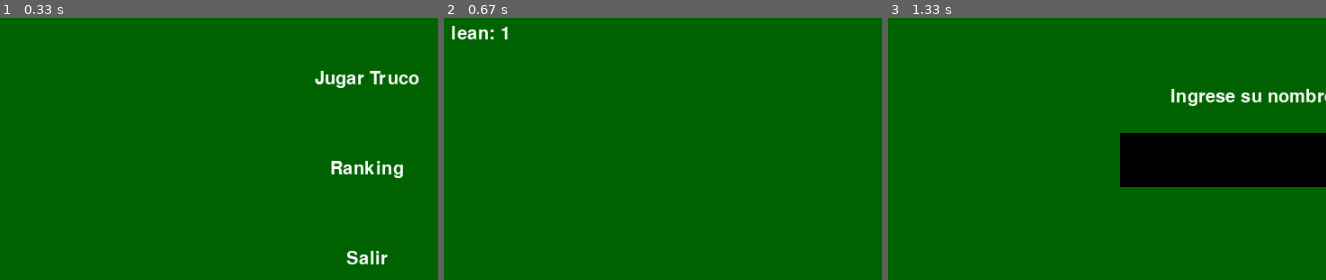
Above: before the commit, frames 1-3 (left to right).
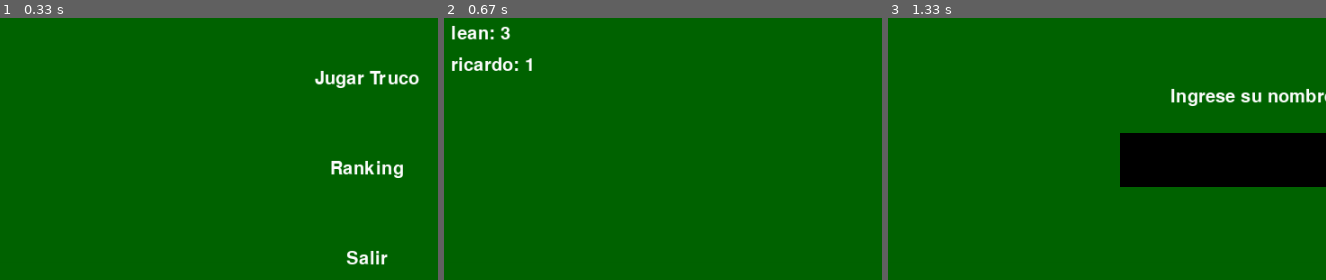
Above: after the commit, the same moments.

Repository: IgnacioAnsa/Final-Truco-pygame
Game: pygame game, started from main.py
Two runs of this game, one before a commit and one after it. Both use one fixed random seed, a clock stepped at 60 frames per second and the inputs below.
Inputs (mouse positions are % of the whole screen's width and height, from its top left):
- Up to frame 1 (0.33 s): no input
- Up to frame 2 (0.67 s): click (50, 49) at 0.38 s
- Up to frame 3 (1.33 s): click "Menú" at 0.72 s; click "Jugar Truco" at 1.05 s
The pictures show only the part of the screen within x 8-58%, y 22-72%; the shares and areas given below are measured in that part.

Frame 1 is identical in both runs. In frame 2, 0.6% of the frame differs, in the area x 1-21%, y 3-21%; in frame 3, nothing differs.

Commit message:
documentacion de codigo

Diff:
--- a/archivo/registro.csv
+++ b/archivo/registro.csv
@@ -1,2 +1,3 @@
 Jugador,Puntos
-lean,1
+lean,3
+ricardo,1
--- a/funciones/complementarias.py
+++ b/funciones/complementarias.py
@@ -6,6 +6,14 @@
 archivo_puntajes = "./archivo/registro.csv"
 
 def leer_puntajes() -> dict:
+
+    """
+    Lee el archivo de puntajes y devuelve un diccionario con los nombres de los jugadores y sus puntajes máximos.
+
+    Returns:
+        dict: Diccionario con nombres como claves y puntajes enteros como valores.
+    """
+
     if not os.path.exists(archivo_puntajes):
         return {}
     with open(archivo_puntajes, mode="r", newline="", encoding="utf-8") as archivo:
@@ -16,6 +24,13 @@
 
 
 def guardar_puntajes(historico: dict) -> None:
+    """
+    Guarda el diccionario de puntajes en el archivo CSV, ordenado de mayor a menor puntaje.
+
+    Args:
+        historico (dict): Diccionario con nombres y puntajes a guardar.
+    """
+
     with open(archivo_puntajes, mode="w", newline="", encoding="utf-8") as archivo:
         escritor = csv.writer(archivo)
         escritor.writerow(["Jugador", "Puntos"])
@@ -24,6 +39,13 @@
             escritor.writerow([nombre, puntos])
 
 def registrar_puntaje(nombre: str, puntos: int) -> None:
+    """
+    Registra un nuevo puntaje para un jugador. Si ya existe y el nuevo puntaje es mayor, lo actualiza.
+
+    Args:
+        nombre (str): Nombre del jugador.
+        puntos (int): Puntaje obtenido.
+    """
     nombre = nombre.strip()
     historico = leer_puntajes()
     if nombre in historico:
@@ -33,18 +55,42 @@
         historico[nombre] = puntos
     guardar_puntajes(historico)
 
-def cargar_carta(nombre):
+def cargar_carta(nombre: str)-> pygame.Surface:
+    """
+    Carga una imagen de carta desde la carpeta 'assets/cartas' y la redimensiona.
+
+    Args:
+        nombre (str): Nombre de la carta (por ejemplo, '1 de espada').
+
+    Returns:
+        pygame.Surface: Imagen de la carta redimensionada (80x120).
+    """
     ruta = f"assets/cartas/{nombre}.jpg"
     imagen = pygame.image.load(ruta)
     return pygame.transform.scale(imagen, (80, 120))
 
 
 def generar_mazo() -> list:
+    """
+    Genera un mazo completo de cartas del Truco (sin comodines, 40 cartas).
+
+    Returns:
+        list: Lista de strings representando cada carta.
+    """
     palos = ["basto", "espada", "oro", "copa"]
     valores = ["1", "2", "3", "4", "5", "6", "7", "10", "11", "12"]
     return [f"{valor} de {palo}" for palo in palos for valor in valores]
 
 
 def repartir_cartas(mazo: list) -> list:
+    """
+    Mezcla el mazo y reparte tres cartas a dos jugadores.
+
+    Args:
+        mazo (list): Lista de cartas sin repartir.
+
+    Returns:
+        list: Lista con dos sublistas, una para cada jugador (cada una con 3 cartas).
+    """
     random.shuffle(mazo)
     return [mazo[:3], mazo[3:6]]
--- a/funciones/logica_juego.py
+++ b/funciones/logica_juego.py
@@ -3,27 +3,38 @@
 import sys
 
 def jugar_truco():
+    """
+    Función principal que ejecuta el juego de Truco con interfaz gráfica usando Pygame.
+    Maneja los distintos estados del juego: menú, ingreso de nombre, selección de puntos,
+    animación de reparto, juego, ranking y final.
+    """
     pygame.init()
 
+    # Dimensiones y ventana
     ANCHO, ALTO = 1000, 600
     VENTANA = pygame.display.set_mode((ANCHO, ALTO))
     pygame.display.set_caption("Truco")
 
+    # Colores y fuente
     VERDE_MESA = (0, 100, 0)
     BLANCO = (255, 255, 255)
     ROJO = (255, 50, 50)
     fuente = pygame.font.SysFont("Comic Sans", 30)
 
+    # Posiciones de cartas
     posiciones_jugador = [(200 + i * 100, ALTO - 150) for i in range(3)]
     posiciones_maquina = [(200 + i * 100, 50) for i in range(3)]
     zona_jugada_jugador = (ANCHO // 2 - 40, ALTO // 2 + 60)
     zona_jugada_maquina = (ANCHO // 2 - 40, ALTO // 2 - 180)
 
+    # Imagen del reverso de las cartas
     reverso = pygame.image.load("assets/cartas/dorso_carta.jpg")
     reverso = pygame.transform.scale(reverso, (80, 120))
 
+    # Reloj de control de FPS
     reloj = pygame.time.Clock()
 
+    # Variables de estado del juego
     estado = "menu"
     input_text = ""
     nombre_jugador = ""
@@ -46,6 +57,10 @@
     mazo_anim = []
 
     def iniciar_mano():
+        """
+        Inicializa una nueva mano del Truco, repartiendo cartas a ambos jugadores
+        y actualizando las variables necesarias.
+        """
         nonlocal mano_jugador, mano_maquina, imagenes_mano, rects_cartas, puntos_mano, ronda
         puntos_mano[:] = [0, 0]
         ronda = 1
@@ -59,6 +74,7 @@
             rect = img.get_rect(topleft=posiciones_jugador[i])
             rects_cartas.append(rect)
 
+    # Bucle principal del juego
     while True:
         for evento in pygame.event.get():
             if evento.type == pygame.QUIT:
@@ -77,6 +93,7 @@
                         if len(input_text) < 20:
                             input_text += evento.unicode
 
+            # Lógica de los distintos estados
             elif evento.type == pygame.MOUSEBUTTONDOWN:
                 x, y = evento.pos
                 if estado == "menu":
@@ -94,6 +111,7 @@
                                 sys.exit()
 
                 elif estado == "seleccion_puntos":
+                    # Selección de objetivo de puntos
                     if ANCHO // 2 - 100 <= x <= ANCHO // 2 + 100:
                         if ALTO // 2 <= y <= ALTO // 2 + 50:
                             puntos_objetivo = 15
@@ -106,16 +124,19 @@
                         mazo_anim = generar_mazo()
 
                 elif estado == "ranking":
+                    # Ranking historico
                     rect_menu = fuente.render("Menú", True, BLANCO).get_rect(topright=(ANCHO - 20, 20))
                     if rect_menu.collidepoint(x, y):
                         estado = "menu"
 
                 elif estado == "juego":
+                    # Menú dentro del juego
                     rect_menu = fuente.render("Menú", True, BLANCO).get_rect(topright=(ANCHO - 20, 20))
                     if rect_menu.collidepoint(x, y):
                         estado = "menu"
                         continue
 
+                    # Resultado de la ronda
                     if mostrando_resultado:
                         mostrando_resultado = False
                         carta_jugada_jugador = None
@@ -137,6 +158,7 @@
                                     continue
                             iniciar_mano()
                     else:
+                        # Detectar clic en carta
                         for i, rect in enumerate(rects_cartas):
                             if rect.collidepoint(x, y):
                                 if carta_jugada_jugador is None:
